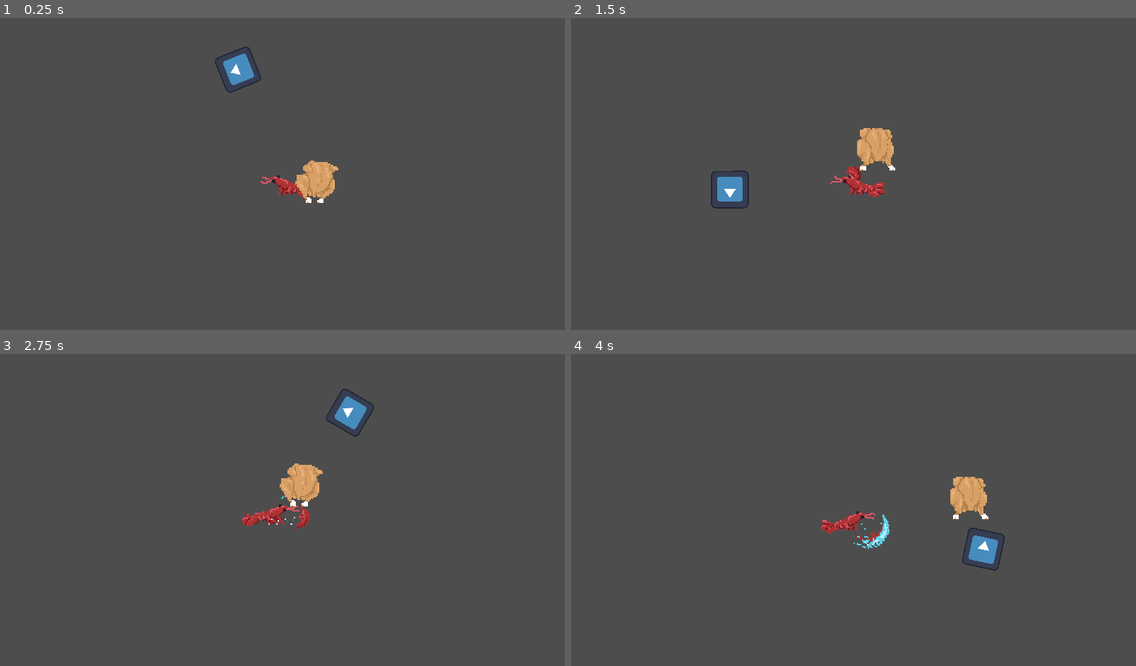
Above: before the commit, frames 1-4 (two rows, left to right).
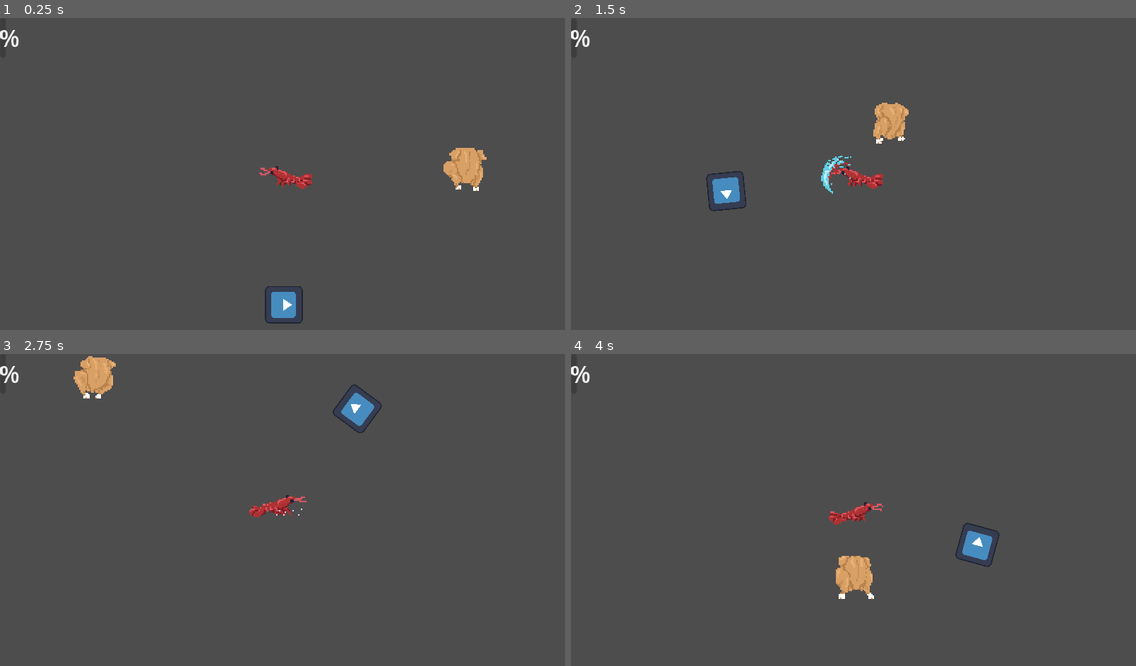
Above: after the commit, the same moments.

Repository: Chujo58/GameJam2025
Game: Godot game, scene res://MainScene.tscn
Two runs of this game, one before a commit and one after it. Both use one fixed random seed, a clock stepped at 60 frames per second and the inputs below. The engine's default icon, where the game draws it, is replaced by a stand-in: a white triangle on a blue panel in a dark square.
Inputs (mouse positions are in pixels of both pictures, inside the frame that each line leads up to):
- Up to frame 1 (0.25 s): no input
- Up to frame 2 (1.5 s): move the mouse to (977, 161) at 0.52 s; hold Right (Right) 0.53-1.28 s; click (977, 161) at 0.6 s; move the mouse to (740, 192) at 1.27 s; hold Down (Down) from 1.28 s (still down); click (740, 192) at 1.35 s
- Up to frame 3 (2.75 s): move the mouse to (339, 444) at 2.02 s; release Down (Down) at 2.03 s; hold Right (Right) from 2.03 s (still down); tap Shift (Run) at 2.1 s; click (339, 444) at 2.3 s
- Up to frame 4 (4 s): move the mouse to (825, 575) at 2.77 s; release Right (Right) at 2.78 s; hold W (Up) 2.78-3.53 s; right-click (825, 575) at 2.85 s; click (825, 575) at 3.05 s; move the mouse to (1023, 559) at 3.52 s; hold Left (Left) from 3.53 s (still down); click (1023, 559) at 3.6 s

The runs differ from the first frame. In frame 1, 2.7% of the frame differs, in the area x 0-87%, y 3-98%; in frame 2, 2.2%; in frame 3, 2.5%; in frame 4, 2.6%.

Commit message:
fixed clipping

Diff:
--- a/MainScene.tscn
+++ b/MainScene.tscn
@@ -84,5 +84,12 @@
 
 [node name="Camera2D" type="Camera2D" parent="test_character"]
 
+[node name="CanvasLayer" type="CanvasLayer" parent="test_character"]
+
+[node name="ProgressBar" type="ProgressBar" parent="test_character/CanvasLayer"]
+offset_right = 4.0
+offset_bottom = 27.0
+
 [node name="chickenEnemy" parent="." node_paths=PackedStringArray("player") instance=ExtResource("6_2nu7n")]
+position = Vector2(114, -11)
 player = NodePath("../test_character")
--- a/bullet.gd
+++ b/bullet.gd
@@ -2,7 +2,7 @@
 
 var speed:int = 400
 var damage = 1
-var direction = Vector2(1, 0) # e.g. bullet moves to the right by default
+#var direction = Vector2(1, 0) # e.g. bullet moves to the right by default
 const max_pierce_count:int = 3  # How many enemies it can pierce before disappearing
 var current_pierce_count:int = 0
 
@@ -13,8 +13,8 @@
 
 
 func _on_body_entered(body: Node2D) -> void:
-	print(body)
 	if body.is_in_group("enemy"):
+		#print(body)
 		body.take_damage(damage)
 		current_pierce_count += 1
 		if current_pierce_count >= max_pierce_count:
--- a/chickenEnemy.tscn
+++ b/chickenEnemy.tscn
@@ -46,6 +46,7 @@
 [node name="chickenEnemy" type="CharacterBody2D" node_paths=PackedStringArray("player")]
 collision_layer = 2
 collision_mask = 5
+motion_mode = 1
 script = ExtResource("1_oictt")
 player = NodePath("")
 
@@ -53,7 +54,7 @@
 sprite_frames = SubResource("SpriteFrames_opjfj")
 animation = &"move"
 autoplay = "move"
-frame_progress = 0.781983
+frame_progress = 0.299394
 
 [node name="HitBox" type="Area2D" parent="."]
 
--- a/melee_area.gd
+++ b/melee_area.gd
@@ -11,11 +11,14 @@
 	pass
 
 
-func _on_area_entered(area: Area2D) -> void:
-	if area != null:
-		if area.owner != null:
-			if "Enemy" in area.owner.name:
-				area.owner.HP-=5
+
 
 func _on_animated_sprite_2d_animation_finished() -> void:
 	queue_free()
+
+
+func _on_body_entered(body: Node2D) -> void:
+	print(body)
+	if body.is_in_group("enemy"):
+
+		body.take_damage(2)
--- a/melee_area.tscn
+++ b/melee_area.tscn
@@ -40,18 +40,21 @@
 }]
 
 [node name="melee_area" type="Area2D"]
+collision_layer = 4
+collision_mask = 2
 script = ExtResource("1_6rvc3")
 
 [node name="AnimatedSprite2D" type="AnimatedSprite2D" parent="."]
 position = Vector2(-1, 0)
 sprite_frames = SubResource("SpriteFrames_3wojk")
 autoplay = "default"
-frame = 3
-frame_progress = 1.0
+frame = 2
+flip_h = true
 
 [node name="CollisionPolygon2D" type="CollisionPolygon2D" parent="."]
-position = Vector2(-16, 3)
-polygon = PackedVector2Array(10, 10, -5, 7, -8, 0, -7, -8, -3, -12, 1, -15, -1, -5, -1, -1, 2, 5)
+position = Vector2(15, 3)
+rotation = -2.39285
+polygon = PackedVector2Array(16, 11, 5, 12, -5, 7, -8, -3, -7, -11, 1, -16, 4, -9, 8, -2, 11, 4)
 
-[connection signal="area_entered" from="." to="." method="_on_area_entered"]
+[connection signal="body_entered" from="." to="." method="_on_body_entered"]
 [connection signal="animation_finished" from="AnimatedSprite2D" to="." method="_on_animated_sprite_2d_animation_finished"]
--- a/test_character.gd
+++ b/test_character.gd
@@ -5,7 +5,7 @@
 const RUN_SPEED:int = 200
 const DASH_SPEED:int = 400
 var SPEED:int = DEFAULT_SPEED
-
+var can_dash = true
 @onready var HP = 5
 const BULLET = preload("res://Bullet.tscn")
 const MELEE_AREA = preload("res://melee_area.tscn")
@@ -44,7 +44,7 @@
 		velocity = Input.get_vector("Left","Right","Up","Down")*SPEED
 		# velocity = last_direction * SPEED
 
-	$CollisionShape2D.look_at(get_global_mouse_position())
+	$CollisionShape2D/Muzzle.look_at(get_global_mouse_position())
 	if Input.is_action_just_pressed("Shoot"):
 		shoot()
 
@@ -54,9 +54,12 @@
 
 	if get_global_mouse_position().x < position.x:
 		$AnimatedSprite2D.flip_h = false
+		$AnimatedSprite2D.offset.x = -3
+		$AnimatedSprite2D.offset.y = -2
 	else:
 		$AnimatedSprite2D.flip_h = true
-
+		$AnimatedSprite2D.offset.x = 3
+		$AnimatedSprite2D.offset.y = -2
 func _on_dash_timer_timeout() -> void:
 	SPEED = DEFAULT_SPEED
 
@@ -71,7 +74,9 @@
 
 func melee():
 	var melee_area = MELEE_AREA.instantiate()
-	$CollisionShape2D.add_child(melee_area)
+	$CollisionShape2D/Muzzle.add_child(melee_area)
+
+
 
 
 func _on_shoot_timer_timeout() -> void:
--- a/test_character.tscn
+++ b/test_character.tscn
@@ -178,26 +178,26 @@
 "speed": 5.0
 }]
 
-[sub_resource type="RectangleShape2D" id="RectangleShape2D_8jn31"]
-size = Vector2(22, 9)
+[sub_resource type="CapsuleShape2D" id="CapsuleShape2D_x23el"]
+radius = 7.5
+height = 35.0
 
 [node name="lobster" type="CharacterBody2D"]
+motion_mode = 1
 script = ExtResource("1_spkl0")
 
 [node name="AnimatedSprite2D" type="AnimatedSprite2D" parent="."]
+position = Vector2(2, -4)
 sprite_frames = SubResource("SpriteFrames_iqltu")
-animation = &"dash_one_claw"
+animation = &"mouvement"
 autoplay = "idle"
-frame_progress = 0.415281
+offset = Vector2(0, -2)
+flip_h = true
 script = ExtResource("7_852w0")
 
-[node name="Sprite2D" type="Sprite2D" parent="."]
-visible = false
-texture = ExtResource("2_55ax7")
-
 [node name="CollisionShape2D" type="CollisionShape2D" parent="."]
-position = Vector2(3, 7.5)
-shape = SubResource("RectangleShape2D_8jn31")
+rotation = 1.5708
+shape = SubResource("CapsuleShape2D_x23el")
 
 [node name="Muzzle" type="Marker2D" parent="CollisionShape2D"]
 position = Vector2(7.62939e-06, -5.96046e-08)
